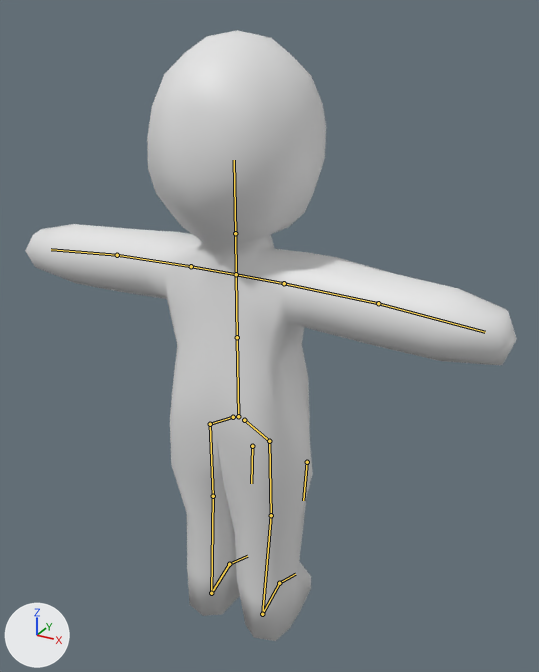
Before and after pictures for a commit that changed the Blender file Assets/Resources/Models/Angel.blend.
One viewpoint serves both versions: a camera (50 mm lens) standing at (5.36, -8.75, 9.78) and looking at (-0.55, 1.99, 4.41). Arrows for +X, +Y and +Z are at lower left; the lights stay in place. The bones that bend it are drawn over the model as lines.

In view in the first picture: 'Body'.
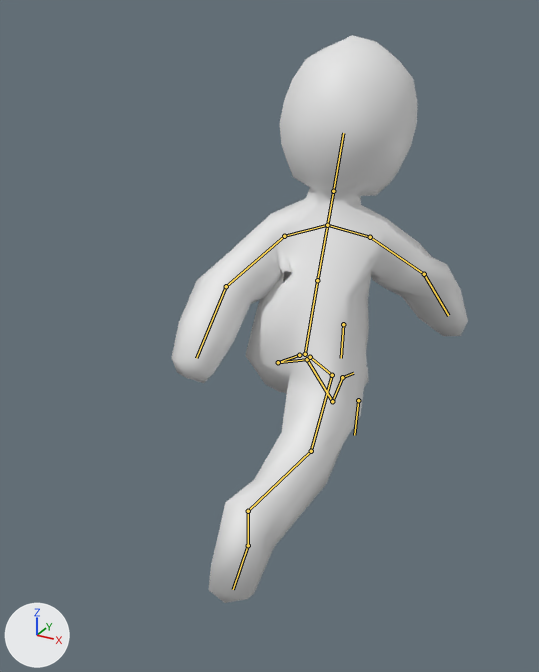
The newer file adds an action. The first version stands in its rest pose; the second is drawn at frame 20 of the action 'ArmatureAction.003'.

Location of each change, (x1, y1, x2, y2) in pixels of the pictures (539 x 672 px):
```json
{"object": "Body", "change": "posed", "before": [25, 30, 517, 641], "after": [172, 35, 468, 603], "on screen": "40% narrower, 7% shorter"}
{"bone": "lowerSpineBone", "before": "(238, 416) to (237, 337)", "after": "(305, 354) to (317, 280)"}
{"bone": "shoulderBone.L", "before": "(236, 274) to (191, 266)", "after": "(327, 225) to (284, 236)"}
{"bone": "armBone.L", "before": "(191, 266) to (117, 255)", "after": "(284, 236) to (226, 286)"}
{"bone": "handBone.L", "before": "(117, 255) to (51, 249)", "after": "(226, 286) to (196, 358)"}
{"bone": "shoulderBone.R", "before": "(236, 274) to (284, 283)", "after": "(327, 225) to (370, 237)"}
{"bone": "armBone.R", "before": "(284, 283) to (378, 303)", "after": "(370, 237) to (424, 274)"}
{"bone": "handBone.R", "before": "(378, 303) to (485, 332)", "after": "(424, 274) to (448, 315)"}
{"bone": "hipBone.L", "before": "(233, 417) to (210, 424)", "after": "(299, 355) to (278, 362)"}
{"bone": "toeBone.L", "before": "(229, 564) to (247, 556)", "after": "(342, 377) to (353, 373)"}
{"bone": "legIK.L", "before": "(211, 593) to (229, 564)", "after": "(332, 401) to (342, 377)"}
{"bone": "kneeCtrl.L", "before": "(252, 446) to (251, 483)", "after": "(343, 324) to (341, 358)"}
{"bone": "hipBone.R", "before": "(244, 420) to (269, 441)", "after": "(310, 357) to (332, 375)"}
{"bone": "legIK.R", "before": "(262, 614) to (279, 583)", "after": "(248, 511) to (248, 545)"}
```

Edits to the scene script, one JSON object a line:
```json
{"block": "bone_lowerspinebone", "where": "bone_lowerspinebone = bpy.data.objects['Armature'].pose.bones['lowerSpineBone']"}
{"op": "set", "path": "bone_lowerspinebone.location", "old": "(0.0, 0.0, 0.0)", "new": "(0.0, 0.12, -2.33)"}
{"op": "set", "path": "bone_lowerspinebone.rotation_quaternion", "old": "(1.0, 0.0, 0.0, 0.0)", "new": "(0.984, -0.176, 0.0, 0.0)", "note": "degrees (0, 0, 0) -> degrees (-20, 0, 0)"}
{"block": "bone_shoulderbone_l", "where": "bone_shoulderbone_l = bpy.data.objects['Armature'].pose.bones['shoulderBone.L']  # child of 'upperSpineBone'"}
{"op": "set", "path": "bone_shoulderbone_l.rotation_quaternion", "old": "(1.0, 0.0, 0.0, 0.0)", "new": "(0.954, -0.218, -0.086, -0.188)", "note": "degrees (0, 0, 0) -> degrees (-23, -14, -19)"}
{"block": "bone_armbone_l", "where": "bone_armbone_l = bpy.data.objects['Armature'].pose.bones['armBone.L']  # child of 'shoulderBone.L'"}
{"op": "set", "path": "bone_armbone_l.rotation_quaternion", "old": "(1.0, 0.0, 0.0, 0.0)", "new": "(0.967, -0.128, 0.041, -0.218)", "note": "degrees (0, 0, 0) -> degrees (-15, 1, -26)"}
{"block": "bone_handbone_l", "where": "bone_handbone_l = bpy.data.objects['Armature'].pose.bones['handBone.L']  # child of 'armBone.L'"}
{"op": "set", "path": "bone_handbone_l.rotation_quaternion", "old": "(1.0, 0.0, 0.0, 0.0)", "new": "(0.927, -0.17, -0.297, -0.153)", "note": "degrees (0, 0, 0) -> degrees (-16, -37, -13)"}
{"block": "bone_shoulderbone_r", "where": "bone_shoulderbone_r = bpy.data.objects['Armature'].pose.bones['shoulderBone.R']  # child of 'upperSpineBone'"}
{"op": "set", "path": "bone_shoulderbone_r.rotation_quaternion", "old": "(1.0, 0.0, 0.0, 0.0)", "new": "(0.951, 0.215, -0.222, 0.002)", "note": "degrees (0, 0, 0) -> degrees (27, -25, -6)"}
{"block": "bone_armbone_r", "where": "bone_armbone_r = bpy.data.objects['Armature'].pose.bones['armBone.R']  # child of 'shoulderBone.R'"}
{"op": "set", "path": "bone_armbone_r.rotation_quaternion", "old": "(1.0, 0.0, 0.0, 0.0)", "new": "(0.962, 0.267, -0.046, -0.011)", "note": "degrees (0, 0, 0) -> degrees (31, -5, -3)"}
{"block": "bone_handbone_r", "where": "bone_handbone_r = bpy.data.objects['Armature'].pose.bones['handBone.R']  # child of 'armBone.R'"}
{"op": "set", "path": "bone_handbone_r.rotation_quaternion", "old": "(1.0, 0.0, 0.0, 0.0)", "new": "(0.943, 0.181, -0.271, -0.07)", "note": "degrees (0, 0, 0) -> degrees (26, -29, -15)"}
{"block": "bone_hipbone_l", "where": "bone_hipbone_l = bpy.data.objects['Armature'].pose.bones['hipBone.L']"}
{"op": "set", "path": "bone_hipbone_l.location", "old": "(0.0, 0.0, 0.0)", "new": "(-1.25, -0.06, 1.97)"}
{"block": "bone_toebone_l", "where": "bone_toebone_l = bpy.data.objects['Armature'].pose.bones['toeBone.L']  # child of 'footBone.L'"}
{"op": "set", "path": "bone_toebone_l.rotation_quaternion", "old": "(1.0, 0.0, 0.0, 0.0)", "new": "(0.997, 0.0, 0.0, -0.072)", "note": "degrees (0, 0, 0) -> degrees (0, 0, -8)"}
{"block": "bone_legik_l", "where": "bone_legik_l = bpy.data.objects['Armature'].pose.bones['legIK.L']"}
{"op": "set", "path": "bone_legik_l.location", "old": "(0.0, 0.0, 0.0)", "new": "(0.1, 5.25, 0.0)"}
{"op": "set", "path": "bone_legik_l.rotation_quaternion", "old": "(1.0, 0.0, 0.0, 0.0)", "new": "(0.989, 0.0, 0.0, 0.149)", "note": "degrees (0, 0, 0) -> degrees (0, 0, 17)"}
{"block": "bone_kneectrl_l", "where": "bone_kneectrl_l = bpy.data.objects['Armature'].pose.bones['kneeCtrl.L']"}
{"op": "set", "path": "bone_kneectrl_l.location", "old": "(0.0, 0.0, 0.0)", "new": "(3.61, -1.41, -0.08)"}
{"block": "bone_hipbone_r", "where": "bone_hipbone_r = bpy.data.objects['Armature'].pose.bones['hipBone.R']"}
{"op": "set", "path": "bone_hipbone_r.location", "old": "(0.0, 0.0, 0.0)", "new": "(1.25, -0.06, 1.97)"}
{"block": "bone_legik_r", "where": "bone_legik_r = bpy.data.objects['Armature'].pose.bones['legIK.R']"}
{"op": "set", "path": "bone_legik_r.location", "old": "(0.0, 0.0, 0.0)", "new": "(2.46, 0.29, 0.0)"}
{"op": "set", "path": "bone_legik_r.rotation_quaternion", "old": "(1.0, 0.0, 0.0, 0.0)", "new": "(0.583, 0.0, 0.0, 0.812)", "note": "degrees (0, 0, 0) -> degrees (0, 0, 109)"}
```
